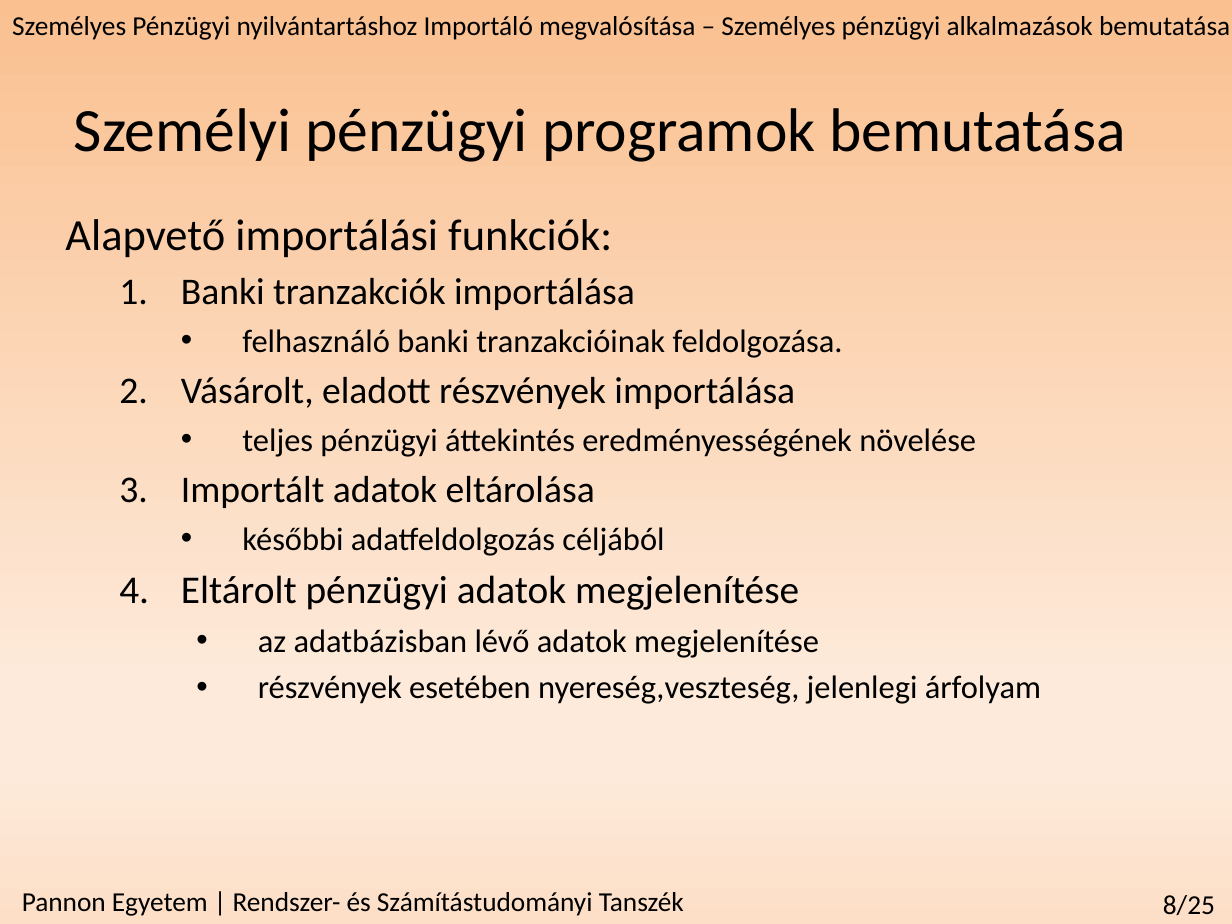
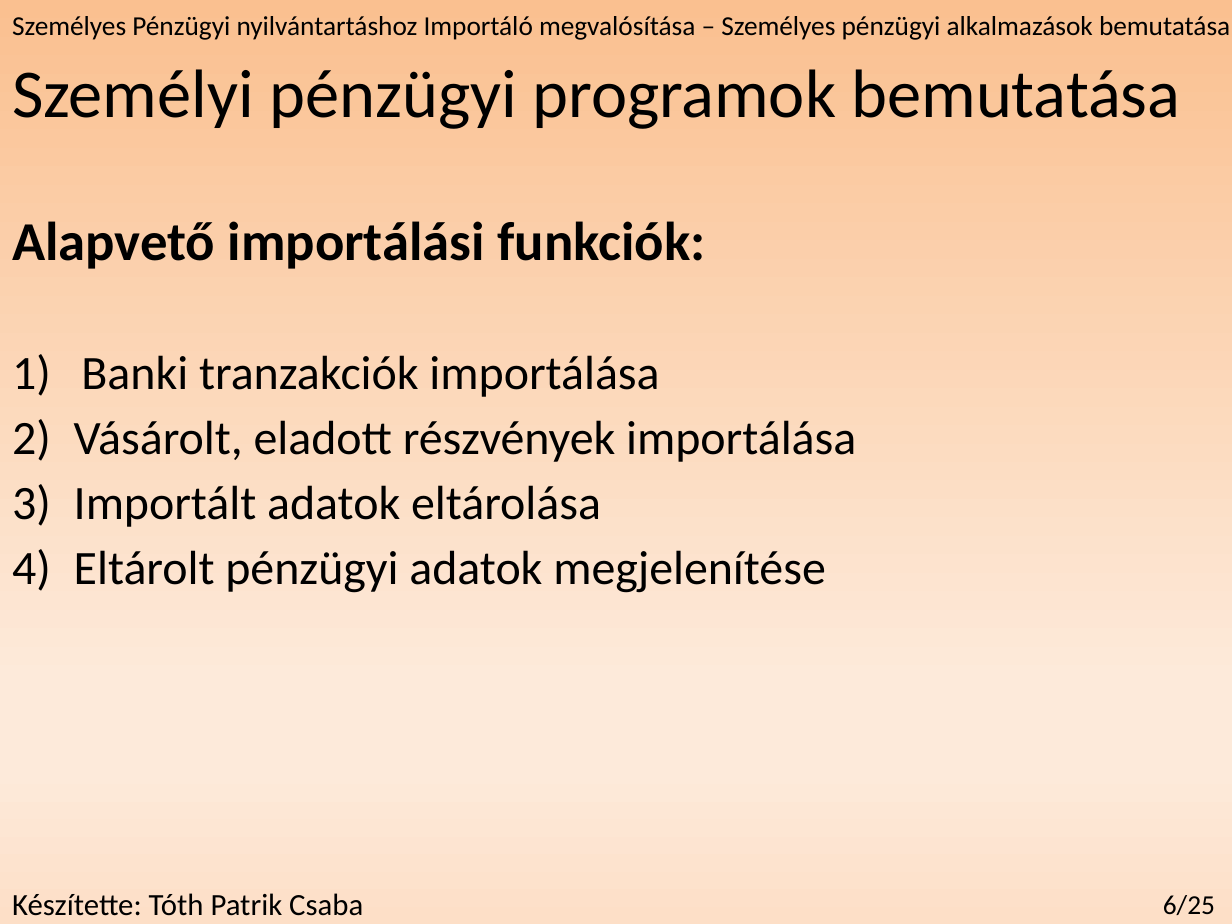
Before and after one commit to redizaar/MoneyManager, a slide deck: slide 6 of féléveselőadás_szakdoga.pptx (slide 8 before the commit). Drawn at 1232x924 pixels with LibreOffice and Linux fonts; fonts in the diff are those of the drawing. Boxes give left, top, right and bottom in pixels: in the first picture for what was removed or moved away, otherwise in the second. Text is boxed around its words. In the diff, an @@ line names an element or a change of style, - is before the commit and + after.

```diff
--- a/féléveselőadás_szakdoga.pptx
+++ b/féléveselőadás_szakdoga.pptx
@@ text "Személyi pénzügyi programok bemutatása": place and size @@
-text "Személyi pénzügyi programok bemutatása" at <box>74,108,1125,162</box>
+text "Személyi pénzügyi programok bemutatása" at <box>12,69,1180,129</box>
@@ text "Személyi pénzügyi programok bemutatása" at <box>12,69,1180,129</box>: size 36 to 40 pt @@
@@ text "Alapvető importálási funkciók:": place and size @@
-text "Alapvető importálási funkciók:" at <box>65,219,1041,704</box>
+text "Alapvető importálási funkciók:" at <box>12,221,856,593</box>
@@ text "Alapvető importálási funkciók:" at <box>12,221,856,593</box>: size 26 to 32 pt, bold on in "Alapvető importálási funkciók:"; size 22 to 28 pt in "Banki tranzakciók importálása", "Vásárolt, eladott részvények importálása", "Importált adatok eltárolása"; size 23 to 28 pt in "Eltárolt pénzügyi adatok megjelenítése"; bullet 1. to 1); list level 2 to 1 in "Banki tranzakciók importálása"; list level 2 to 1 in "Vásárolt, eladott részvények importálása"; list level 2 to 1 in "Importált adatok eltárolása"; list level 2 to 1 in "Eltárolt pénzügyi adatok megjelenítése" @@
@@ text at <box>242,329,843,358</box>: paragraph removed @@
-    • felhasználó banki tranzakcióinak feldolgozása.
@@ text at <box>242,428,976,457</box>: paragraph removed @@
-    • teljes pénzügyi áttekintés eredményességének növelése
@@ text at <box>242,527,664,556</box>: paragraph removed @@
-    • későbbi adatfeldolgozás céljából
@@ text at <box>258,629,1041,704</box>: paragraphs removed @@
-    • az adatbázisban lévő adatok megjelenítése
-    • részvények esetében nyereség,veszteség, jelenlegi árfolyam
@@ text at <box>12,893,363,916</box>: text changed; size 16 to 18 pt @@
-Pannon Egyetem | Rendszer- és Számítástudományi Tanszék
+Készítette: Tóth Patrik Csaba
@@ page number at <box>1163,895,1215,915</box>: text changed @@
-8/25
+6/25
```
Also in this commit, not shown: 13 other slides changed, 1 slide added, 3 slides removed.
